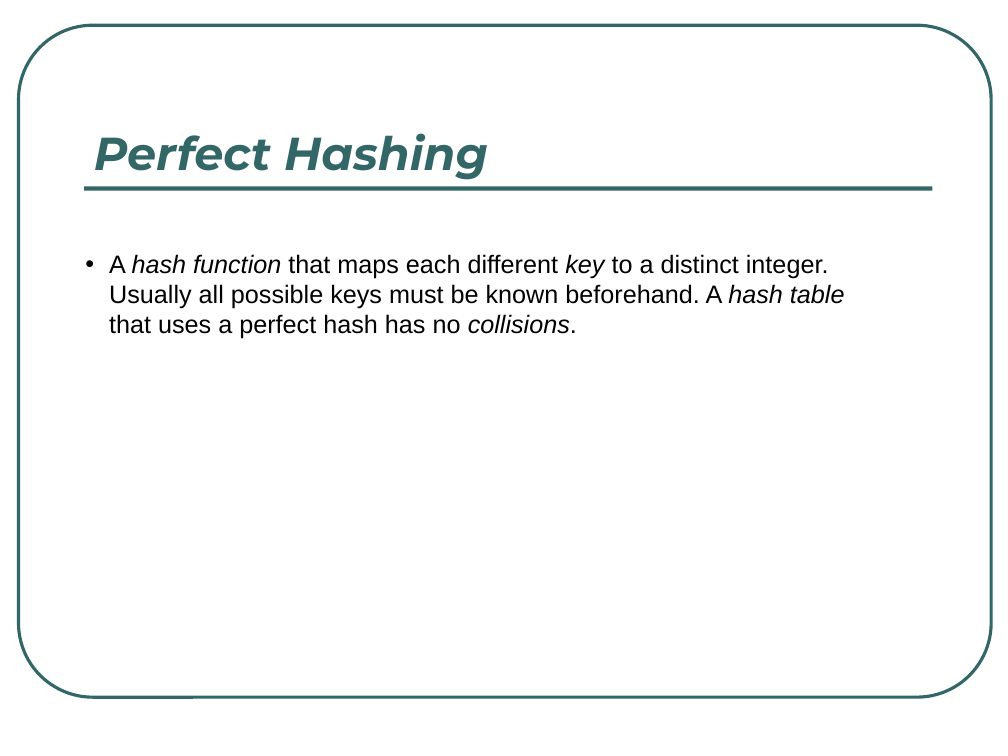
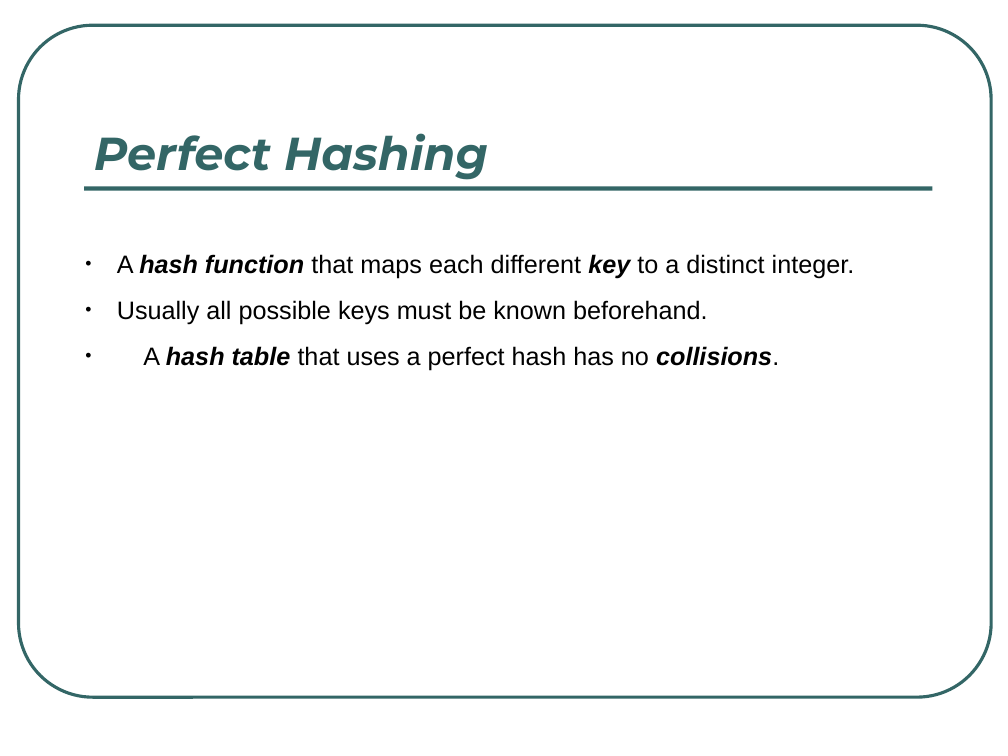
Before and after one commit to rugbyprof/3013-Algorithms, a slide deck: slide 25 of Trunk/Resources/LectureMaterial/Hashing.ppt. Drawn at 1008x756 pixels with LibreOffice and Linux fonts; fonts in the diff are those of the drawing. Boxes give left, top, right and bottom in pixels: in the first picture for what was removed or moved away, otherwise in the second. Text is boxed around its words. In the diff, an @@ line names an element or a change of style, - is before the commit and + after.

```diff
--- a/Trunk/Resources/LectureMaterial/Hashing.ppt
+++ b/Trunk/Resources/LectureMaterial/Hashing.ppt
@@ text at (117,254,855,371): text changed @@
-• A hash function that maps each different key to a distinct integer. Usually all possible keys must be known beforehand. A hash table that uses a perfect hash has no collisions.
+• A hash function that maps each different key to a distinct integer.
+• Usually all possible keys must be known beforehand.
+• A hash table that uses a perfect hash has no collisions.
```
Also in this commit, not shown: 11 other slides changed, 6 other files.
